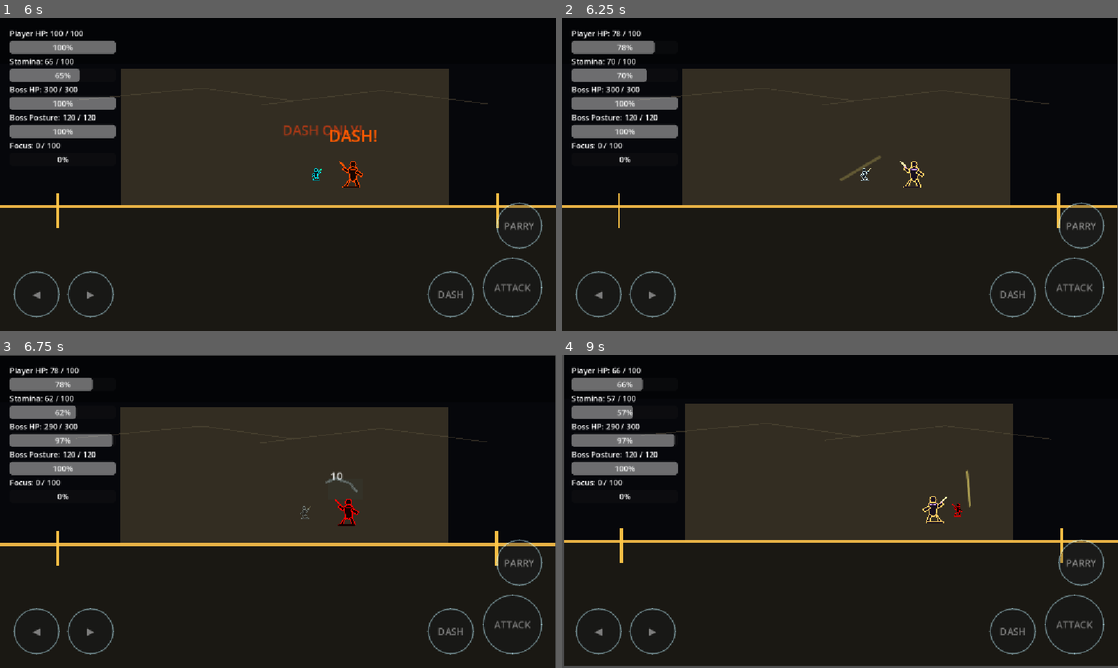
Above: before the commit, frames 1-4 (two rows, left to right).
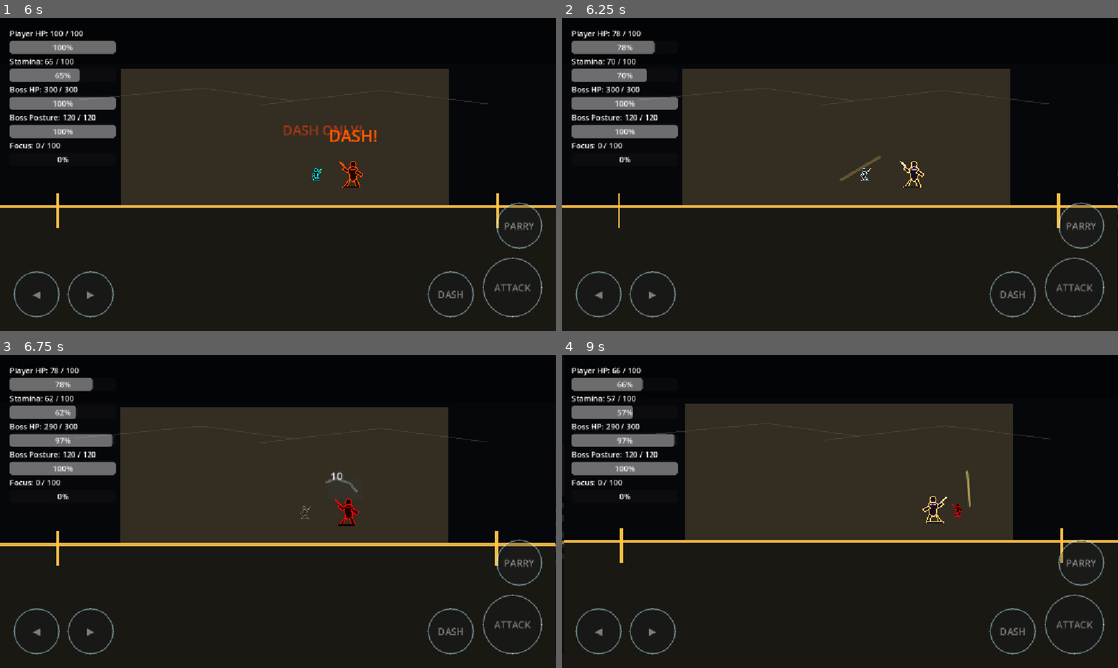
Above: after the commit, the same moments.

Repository: shanwinder/lastblade
Game: Godot game, scene res://scenes/main/BossBrokenMaster.tscn
The game is run twice, just before and just after one commit, with the same random seed, the same clock (stepped at 60 frames per second) and the same inputs.
Inputs:
- Up to frame 1 (6 s): click "START" at 0.5 s; click "SKIP" at 1.25 s; click "SKIP" at 2 s; click "◀" at 2.75 s; click "▶" at 3.5 s; click "ATTACK" at 4.25 s; click "DASH" at 5 s; click "PARRY" at 5.75 s
- Up to frame 2 (6.25 s): no input
- Up to frame 3 (6.75 s): tap Enter at 6.5 s; hold Right (ui_right) from 6.53 s (still down); tap A (attack) at 6.6 s
- Up to frame 4 (9 s): tap S (dash) at 7.35 s; release Right (ui_right) at 8.03 s; hold Left (ui_left) from 8.03 s (still down); tap D (parry) at 8.1 s; tap Enter at 8.85 s

Frame 1 is identical in both runs. In frame 2, 0.1% of the frame differs, in the area x 99-100%, y 0-100%; in frame 3, 0.3%; in frame 4, 1.0%, in the area x 0-100%, y 0-100%.

Commit message:
Attach arena visual polish manager to main scene

Diff:
--- a/last-blade-trial/scenes/main/BossBrokenMaster.tscn
+++ b/last-blade-trial/scenes/main/BossBrokenMaster.tscn
@@ -17,6 +17,7 @@
 [ext_resource type="Script" uid="uid://bi30j8tod7u0s" path="res://duel_1_dummy_manager.gd" id="15_duel_dummy"]
 [ext_resource type="Script" path="res://boss_fight_hint_cleanup_manager.gd" id="16_hint_cleanup"]
 [ext_resource type="Script" path="res://run_metrics_manager.gd" id="17_run_metrics"]
+[ext_resource type="Script" path="res://arena_visual_manager.gd" id="18_arena_visual"]
 
 [sub_resource type="RectangleShape2D" id="RectangleShape2D_nha0i"]
 size = Vector2(32, 32)
@@ -31,6 +32,9 @@
 
 [node name="ArenaManager" type="Node" parent="." unique_id=1157779080]
 script = ExtResource("1_tedvd")
+
+[node name="ArenaVisualManager" type="Node2D" parent="."]
+script = ExtResource("18_arena_visual")
 
 [node name="Player" type="CharacterBody2D" parent="." unique_id=220317986]
 position = Vector2(576, 324)
